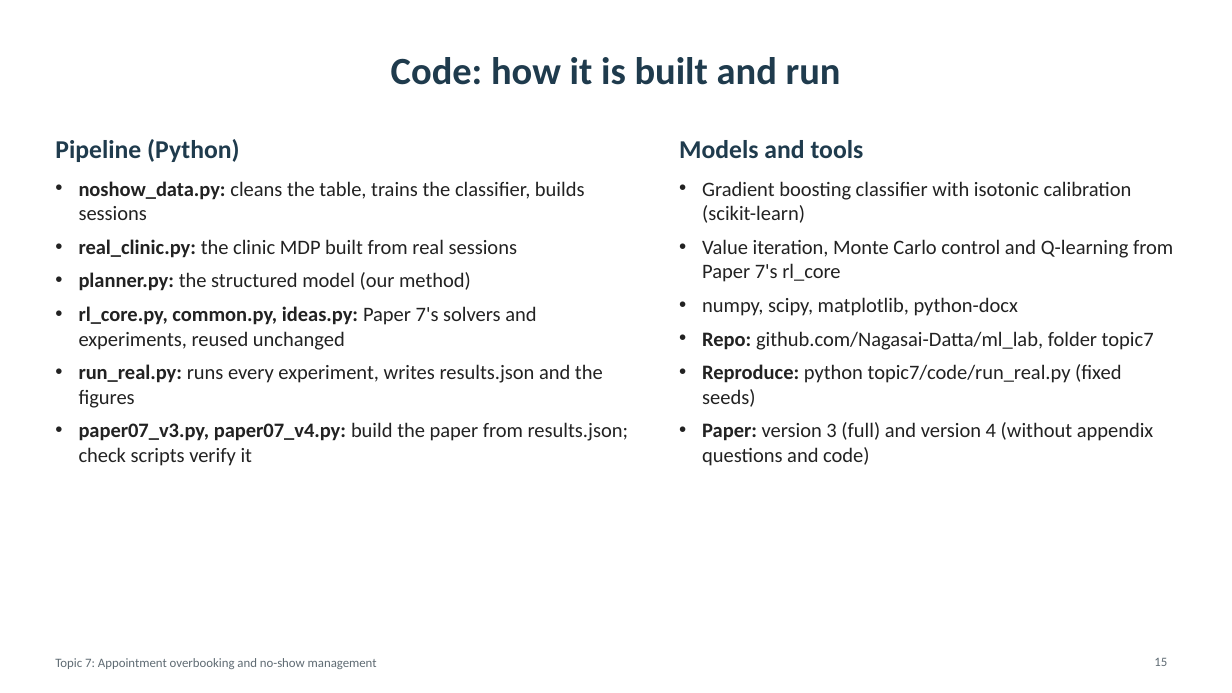
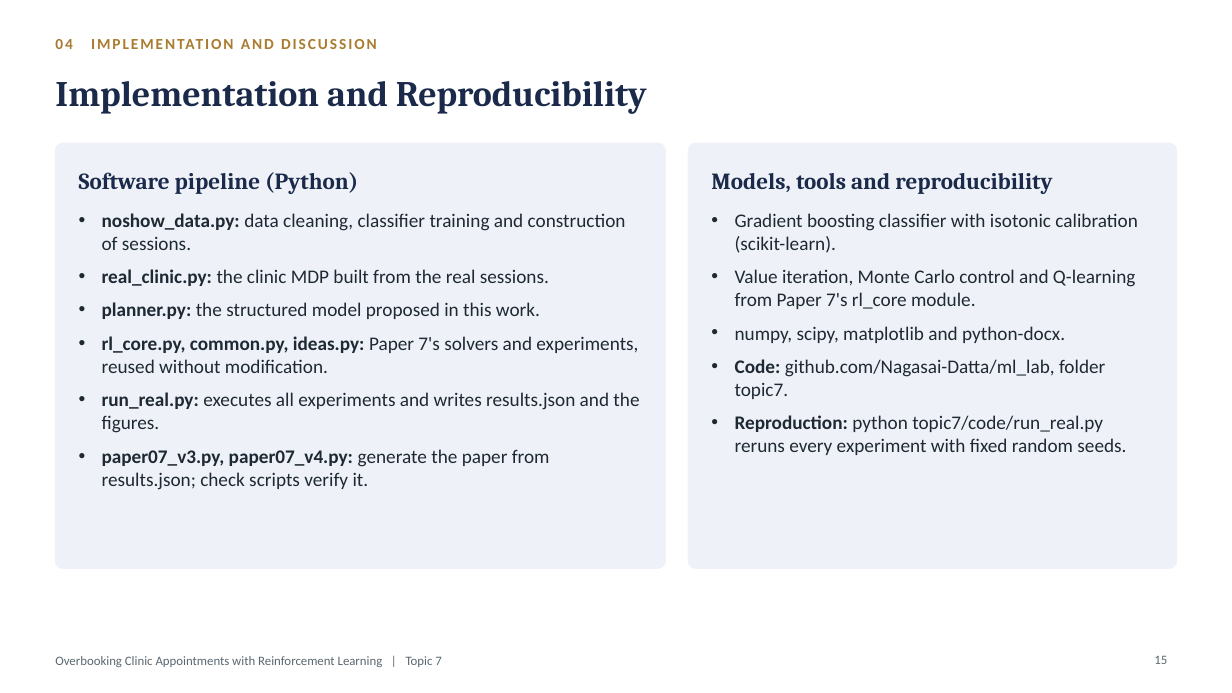
Before and after one commit to Nagasai-Datta/ml_lab, a slide deck: slide 15 of topic7/presentation/Topic7_Overbooking_Presentation.pptx. Drawn at 1232x693 pixels with LibreOffice and Linux fonts; fonts in the diff are those of the drawing. Boxes give left, top, right and bottom in pixels: in the first picture for what was removed or moved away, otherwise in the second. Text is boxed around its words. In the diff, an @@ line names an element or a change of style, - is before the commit and + after.

Commit message:
Presentation: formal wording and a new template

```diff
--- a/topic7/presentation/Topic7_Overbooking_Presentation.pptx
+++ b/topic7/presentation/Topic7_Overbooking_Presentation.pptx
@@ text added at bbox=[55, 39, 388, 114], 12 pt, text #A97C2F, bold @@
+04 IMPLEMENTATION AND DISCUSSION
@@ title removed at bbox=[391, 57, 841, 85] @@
-Code: how it is built and run
@@ title added at bbox=[396, 81, 647, 114], 28 pt, text #1B2A4A, bold @@
+Implementation and Reproducibility
@@ rounded rectangle added at bbox=[55, 143, 665, 568], fill #EEF2F8, outline #EEF2F8 1 pt @@
@@ rounded rectangle added at bbox=[689, 143, 1177, 568], fill #EEF2F8, outline #EEF2F8 1 pt @@
@@ text at bbox=[79, 172, 358, 194]: text changed; size 20 to 18 pt; font Calibri to Cambria; text colour #1F3B4D to #1B2A4A @@
-Pipeline (Python)
+Software pipeline (Python)
@@ text at bbox=[711, 173, 1052, 194]: text changed; size 20 to 18 pt; font Calibri to Cambria; text colour #1F3B4D to #1B2A4A @@
-Models and tools
+Models, tools and reproducibility
@@ text at bbox=[102, 213, 639, 490]: text changed; size 16 to 15 pt; text colour #222222 to #1F2933 @@
-• noshow_data.py: cleans the table, trains the classifier, builds sessions
-• real_clinic.py: the clinic MDP built from real sessions
-• planner.py: the structured model (our method)
-• rl_core.py, common.py, ideas.py: Paper 7's solvers and experiments, reused unchanged
-• run_real.py: runs every experiment, writes results.json and the figures
-• paper07_v3.py, paper07_v4.py: build the paper from results.json; check scripts verify it
+• noshow_data.py: data cleaning, classifier training and construction of sessions.
+• real_clinic.py: the clinic MDP built from the real sessions.
+• planner.py: the structured model proposed in this work.
+• rl_core.py, common.py, ideas.py: Paper 7's solvers and experiments, reused without modification.
+• run_real.py: executes all experiments and writes results.json and the figures.
+• paper07_v3.py, paper07_v4.py: generate the paper from results.json; check scripts verify it.
@@ text at bbox=[735, 213, 1137, 455]: text changed; size 16 to 15 pt; text colour #222222 to #1F2933 @@
-• Gradient boosting classifier with isotonic calibration (scikit-learn)
-• Value iteration, Monte Carlo control and Q-learning from Paper 7's rl_core
-• numpy, scipy, matplotlib, python-docx
-• Repo: github.com/Nagasai-Datta/ml_lab, folder topic7
-• Reproduce: python topic7/code/run_real.py (fixed seeds)
-• Paper: version 3 (full) and version 4 (without appendix questions and code)
+• Gradient boosting classifier with isotonic calibration (scikit-learn).
+• Value iteration, Monte Carlo control and Q-learning from Paper 7's rl_core module.
+• numpy, scipy, matplotlib and python-docx.
+• Code: github.com/Nagasai-Datta/ml_lab, folder topic7.
+• Reproduction: python topic7/code/run_real.py reruns every experiment with fixed random seeds.
@@ text at bbox=[55, 656, 441, 667]: text changed; text colour #5F6B73 to #5B6770 @@
-Topic 7: Appointment overbooking and no-show management
+Overbooking Clinic Appointments with Reinforcement Learning | Topic 7
@@ page number at bbox=[1154, 656, 1167, 664]: text colour #5F6B73 to #5B6770 @@
```
Also in this commit, not shown: 19 other slides changed, 1 slide added, 1 slide removed, 1 other file.
